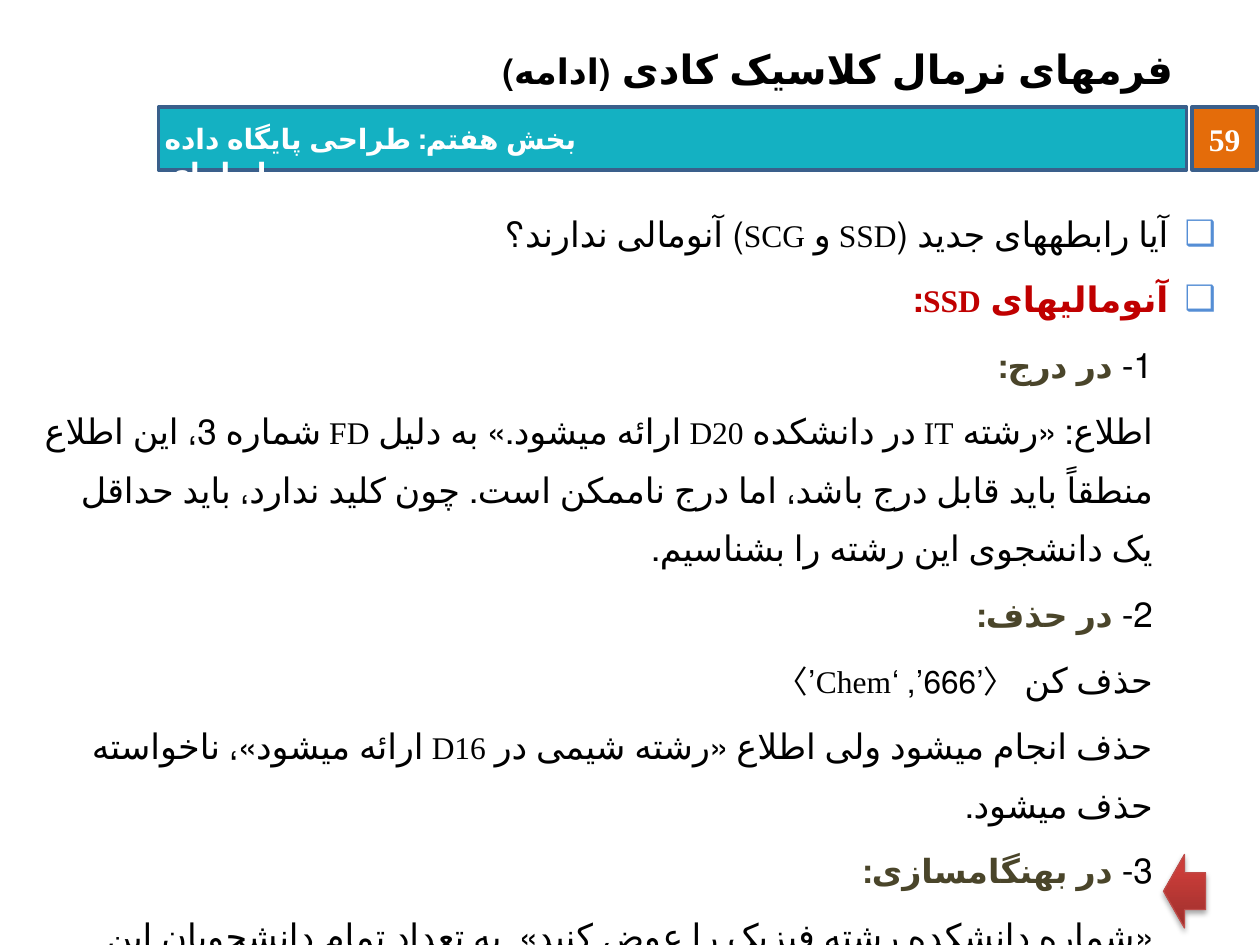
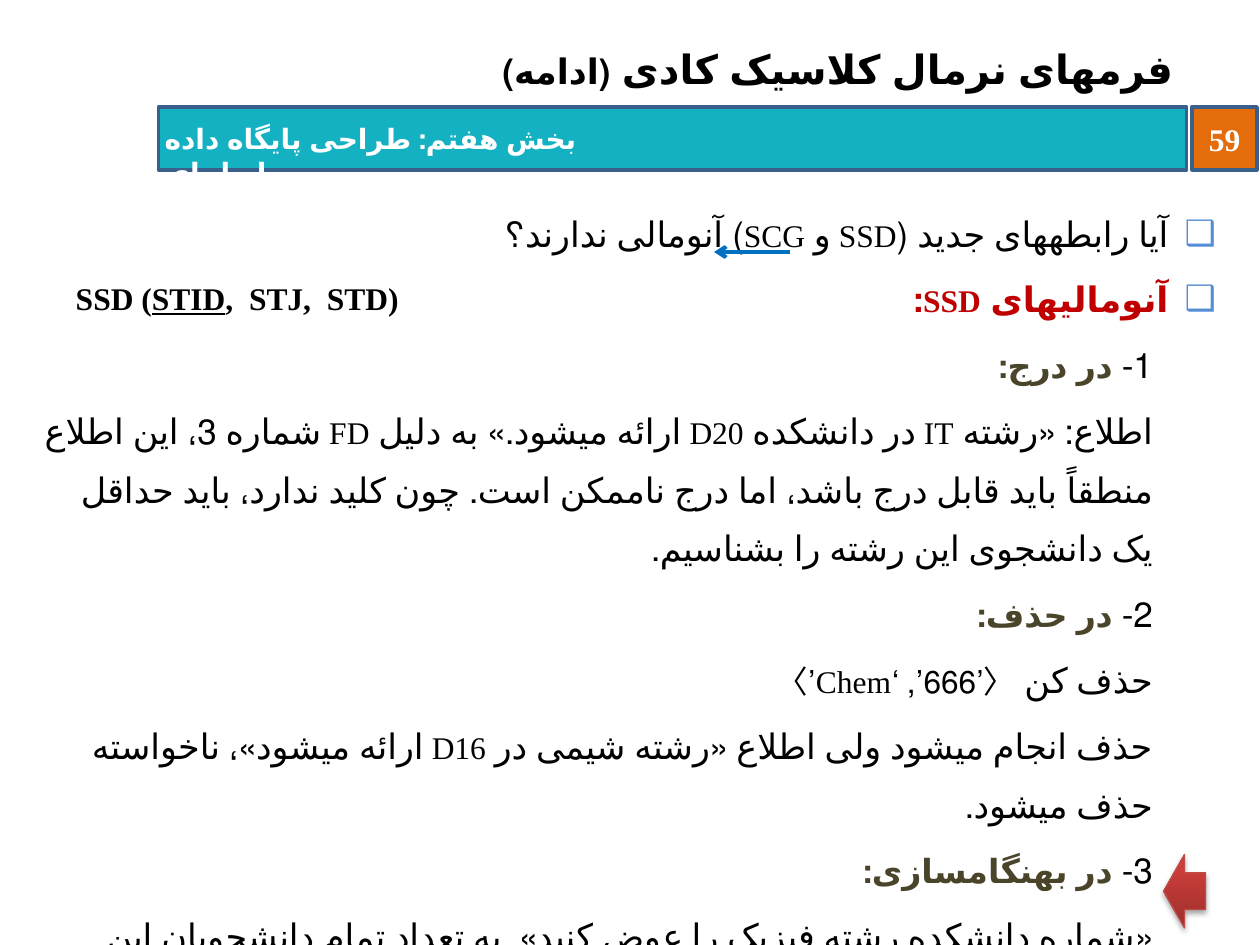
Before and after one commit to behnamhatami/DB-Slides, a slide deck: slide 59 of 7-DB-RDBDesign.pptx. Drawn at 1260x945 pixels with LibreOffice and Linux fonts; fonts in the diff are those of the drawing; background and template pictures are left out. Boxes give left, top, right and bottom in pixels: in the first picture for what was removed or moved away, otherwise in the second. Text is boxed around its words. In the diff, an @@ line names an element or a change of style, - is before the commit and + after.

Commit message:
Slide 7: Pages 48-69 Revised (Dr. Roohani Objections)

```diff
--- a/7-DB-RDBDesign.pptx
+++ b/7-DB-RDBDesign.pptx
@@ arrow added from (790, 252) to (714, 252), #0070C0 2.25 pt @@
@@ text added at box(76, 288, 399, 317), 18 pt, text #000000, bold @@
+SSD (STID, STJ, STD)
```
Also in this commit, not shown: 7 other slides changed.
